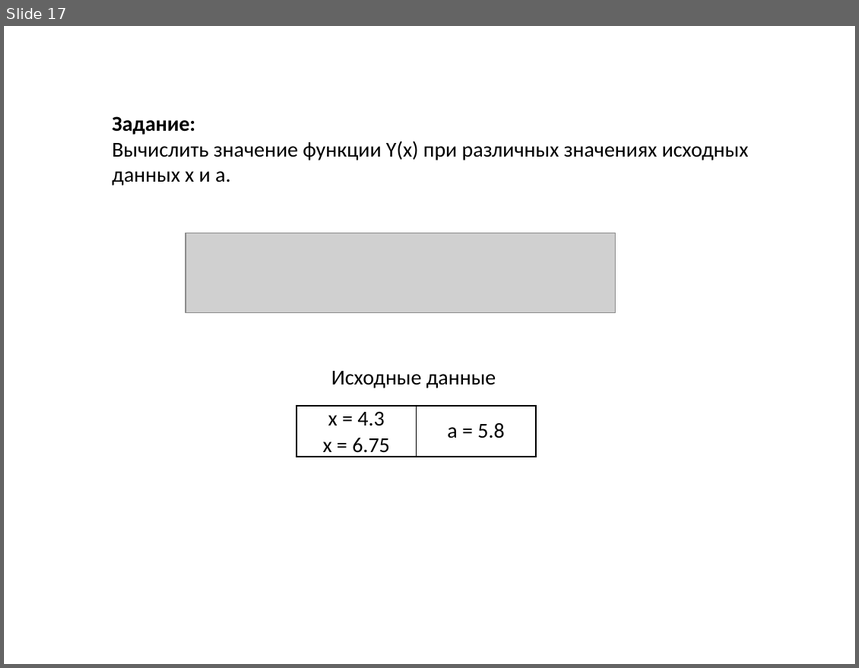
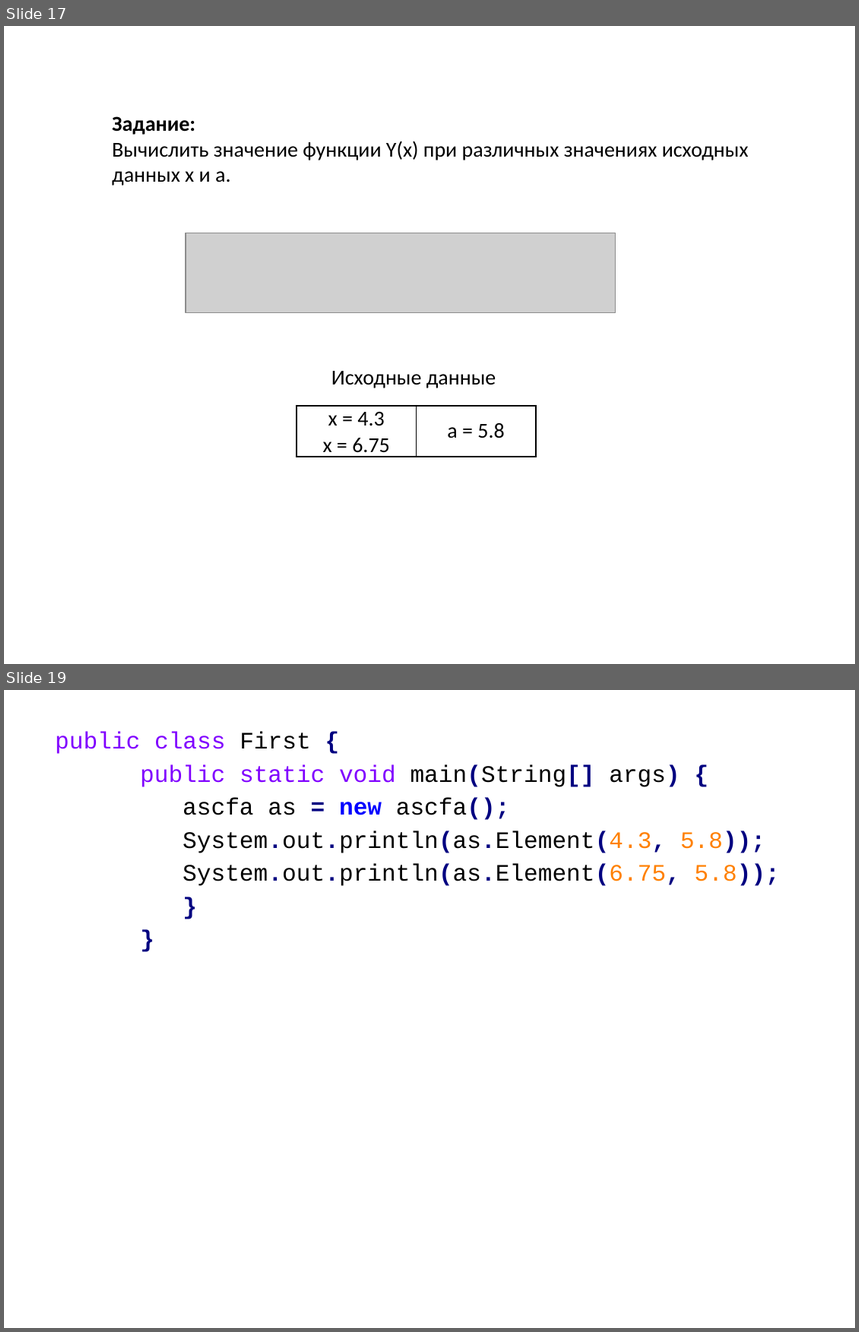
Before and after one commit to a-vodka/java, a slide deck: java-lc2a.pptx. Shown one above the other, each under a label of ours: slide 17 before the commit, slides 17 and 19 after it; the slides between them are not shown. The pictures are 859x668 and 859x1332 pixels, drawn with LibreOffice and Linux fonts; fonts in the diff are those of the drawing; grey boxes stand for pictures; background and template pictures are left out. Boxes give left, top, right and bottom in pixels: in the first picture for what was removed or moved away, otherwise in the second. Text is boxed around its words. In the diff, an @@ line names an element or a change of style, - is before the commit and + after.

```diff
--- a/java-lc2a.pptx
+++ b/java-lc2a.pptx
@@ slide 19 added at box(4, 690, 855, 1328), background picture (left out) @@
@@ text added at box(55, 732, 780, 886), 20 pt, text #000000 @@
+public class First {
+public static void main(String[] args) {
+ascfa as = new ascfa();
+System.out.println(as.Element(4.3, 5.8));
+System.out.println(as.Element(6.75, 5.8));
+}
+}
```
Also in this commit, not shown: 1 other slide added, 1 other file.
